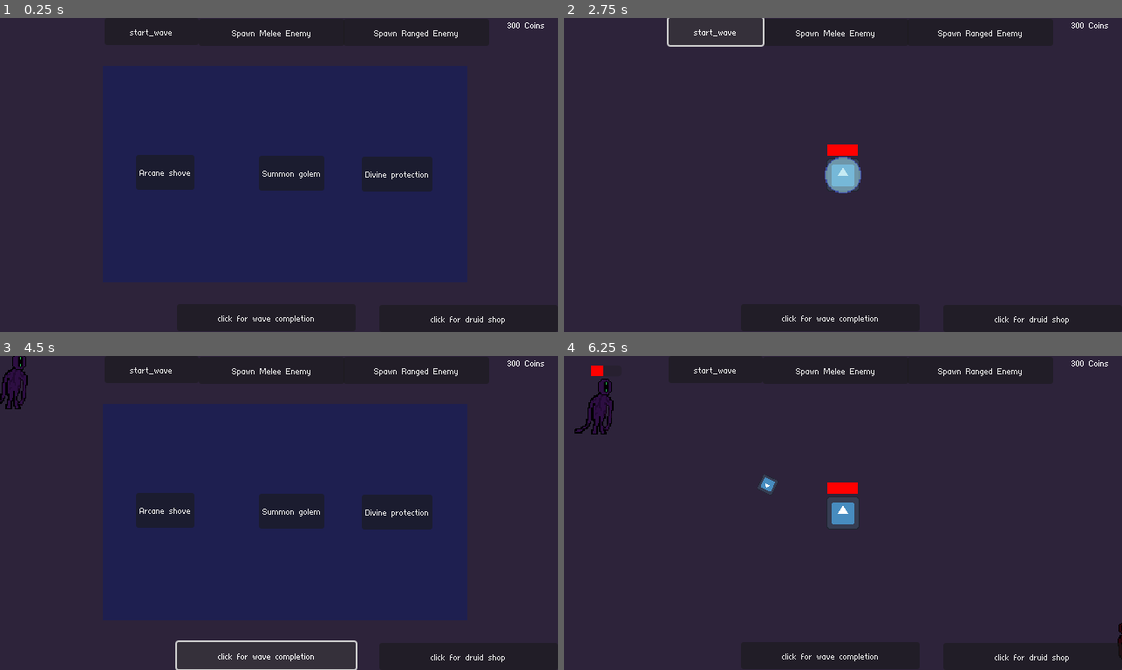
Above: before the commit, frames 1-4 (two rows, left to right).
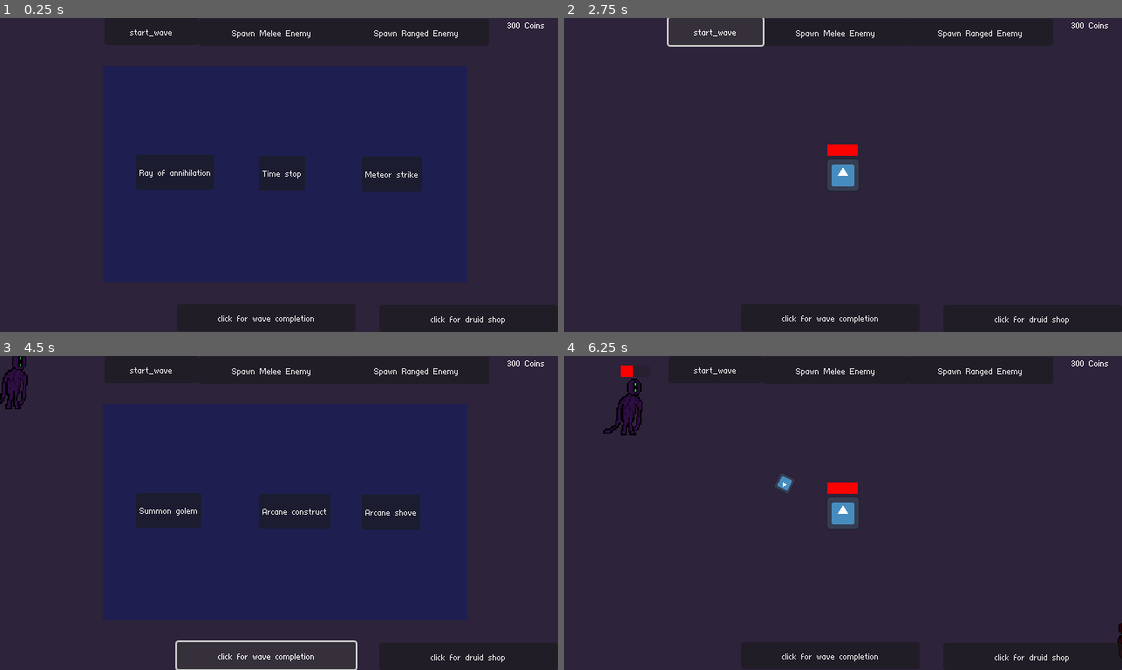
Above: after the commit, the same moments.

Repository: TobiasTV49/Informatica-Eindopdracht
Game: Godot game, scene res://Functionality/Scenes/main.tscn
The game is run twice, just before and just after one commit, with the same random seed, the same clock (stepped at 60 frames per second) and the same inputs. The engine's default icon, where the game draws it, is replaced by a stand-in: a white triangle on a blue panel in a dark square.
Inputs:
- Up to frame 1 (0.25 s): no input
- Up to frame 2 (2.75 s): click "Arcane shove" (after the commit: "Ray of annihilation") at 0.5 s; click "start_wave" at 1.25 s; click "start_wave" at 2 s
- Up to frame 3 (4.5 s): click "Spawn Melee Enemy" at 2.75 s; click "Spawn Ranged Enemy" at 3.5 s; click "click for wave completion" at 4.25 s
- Up to frame 4 (6.25 s): click "Summon golem" at 5 s; hold Right (right) from 5.78 s (still down)

The runs differ from the first frame. In frame 1, 1.2% of the frame differs, in the area x 25-78%, y 43-56%; in frame 2, 0.6%; in frame 3, 0.7%; in frame 4, 1.1%.
Error after the commit: Invalid access to property or key '7' on a base object of type 'Dictionary'. (res://Functionality/Scripts/player.gd:28)

Commit message:
active spellmenu

Diff:
--- a/Functionality/Scripts/GameData.gd
+++ b/Functionality/Scripts/GameData.gd
@@ -19,6 +19,20 @@
 	4: {
 		"Name" = "Summon golem",
 		"Damage" = 0,
+	},
+}
+var ActiveSpells = {
+	5: {
+		"Name" = "Meteor strike",
+		"Damage" = 50,
+	},
+	6: {
+		"Name" = "Time stop",
+		"Damage" = 0,
+	},
+	7: {
+		"Name" = "Ray of annihilation",
+		"Damage" = 5,
 	},
 }
 var Items = {
--- a/Functionality/Scripts/Global.gd
+++ b/Functionality/Scripts/Global.gd
@@ -1,6 +1,7 @@
 extends Node
 
-var WaveCompleted = true
+var WaveCompleted = false
+var BossWaveCompleted = true
 var current_wave = 0
 var player_health: int = 50
 var player_death: bool
--- a/Functionality/Scripts/main.gd
+++ b/Functionality/Scripts/main.gd
@@ -20,7 +20,7 @@
 	if Global.player_death == false:
 		$CanvasLayer/Coins.text = str(Global.PlayerCoins) + " Coins"
 
-	if Global.WaveCompleted == true:
+	if Global.WaveCompleted == true or Global.BossWaveCompleted == true:
 		spell_menu.show()
 	else:
 		spell_menu.hide()
--- a/Functionality/Scripts/spell_menu.gd
+++ b/Functionality/Scripts/spell_menu.gd
@@ -10,6 +10,7 @@
 var inside = false
 var sideupgrade = false
 var index = null
+var active = true
 
 
 func _ready():
@@ -18,7 +19,21 @@
 func _process(delta):
 	var x = 0
 	if Global.WaveCompleted == true and lock == false:
+		active = false
 		for i in GameData.Spells:
+			CheckPlayerSpells(i)
+			if inside == true:
+				UpgradeSpells.append(i)
+			else:
+				NewSpells.append(i)
+		while Spells.count(-1) > 0: #returns three random spells to the array Spells
+			RandomizeChoices(x)
+			x = Spells.find(-1) # x = the first -1 in the array
+		UpdateNames()
+		lock = true
+	if Global.BossWaveCompleted == true and lock == false:
+		active = true
+		for i in GameData.ActiveSpells:
 			CheckPlayerSpells(i)
 			if inside == true:
 				UpgradeSpells.append(i)
@@ -46,7 +61,7 @@
 	var check = null
 	if randi_range(1, 10) > 4 and UpgradeSpells.size() != 0:
 		check = randi_range(0, UpgradeSpells.size() - 1)
-		if check not in Spells:
+		if UpgradeSpells[check] not in Spells:
 			Spells[x] = UpgradeSpells[check]
 			CheckSideupgrades(x)
 			GetSpellIndex(Spells[x])
@@ -56,7 +71,7 @@
 				Sideupgrades[x] = randi_range(1, 2)
 	else:
 		check = randi_range(0, NewSpells.size() - 1)
-		if check not in Spells:
+		if NewSpells[check] not in Spells:
 			Spells[x] = NewSpells[check]
 
 func GoBack():
@@ -65,7 +80,10 @@
 	lock = false
 	UpgradeSpells = []
 	NewSpells = []
-	Global.WaveCompleted = false
+	if active == false:
+		Global.WaveCompleted = false
+	else:
+		Global.BossWaveCompleted = false
 	for i in Global.PlayerSpells.size():
 		if Global.PlayerSpells[i][0] == ChosenSpell:
 			var x = 0
@@ -85,15 +103,26 @@
 									#spell, level, sideupgrade
 
 func UpdateNames():
-	$SpellMenu_BG/Spell1.text = GameData.Spells[Spells[0]]["Name"]
-	if Sideupgrades[0] != null:
-		$SpellMenu_BG/Spell1.text += "\n sidegrade"
-	$SpellMenu_BG/Spell2.text = GameData.Spells[Spells[1]]["Name"]
-	if Sideupgrades[1] != null:
-		$SpellMenu_BG/Spell2.text += "\n sidegrade"
-	$SpellMenu_BG/Spell3.text = GameData.Spells[Spells[2]]["Name"]
-	if Sideupgrades[2] != null:
-		$SpellMenu_BG/Spell3.text += "\n sidegrade"
+	if active == false:
+		$SpellMenu_BG/Spell1.text = GameData.Spells[Spells[0]]["Name"]
+		if Sideupgrades[0] != null:
+			$SpellMenu_BG/Spell1.text += "\n sidegrade"
+		$SpellMenu_BG/Spell2.text = GameData.Spells[Spells[1]]["Name"]
+		if Sideupgrades[1] != null:
+			$SpellMenu_BG/Spell2.text += "\n sidegrade"
+		$SpellMenu_BG/Spell3.text = GameData.Spells[Spells[2]]["Name"]
+		if Sideupgrades[2] != null:
+			$SpellMenu_BG/Spell3.text += "\n sidegrade"
+	else:
+		$SpellMenu_BG/Spell1.text = GameData.ActiveSpells[Spells[0]]["Name"]
+		if Sideupgrades[0] != null:
+			$SpellMenu_BG/Spell1.text += "\n sidegrade"
+		$SpellMenu_BG/Spell2.text = GameData.ActiveSpells[Spells[1]]["Name"]
+		if Sideupgrades[1] != null:
+			$SpellMenu_BG/Spell2.text += "\n sidegrade"
+		$SpellMenu_BG/Spell3.text = GameData.ActiveSpells[Spells[2]]["Name"]
+		if Sideupgrades[2] != null:
+			$SpellMenu_BG/Spell3.text += "\n sidegrade"
 
 func CheckPlayerSpells(i):
 	var lock = false
@@ -116,6 +145,11 @@
 				sideupgrade = true
 
 func GetSpellIndex(spell):
-	for i in GameData.Spells:
-		if i == spell:
-			index = i
+	if active == false:
+		for i in GameData.Spells:
+			if i == spell:
+				index = i
+	else:
+		for i in GameData.ActiveSpells:
+			if i == spell:
+				index = i
